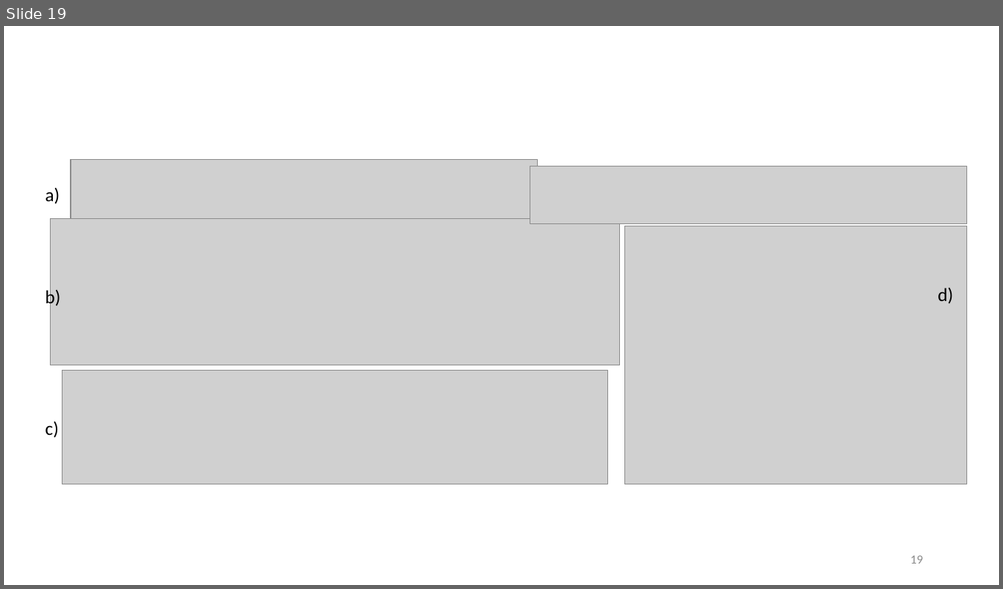
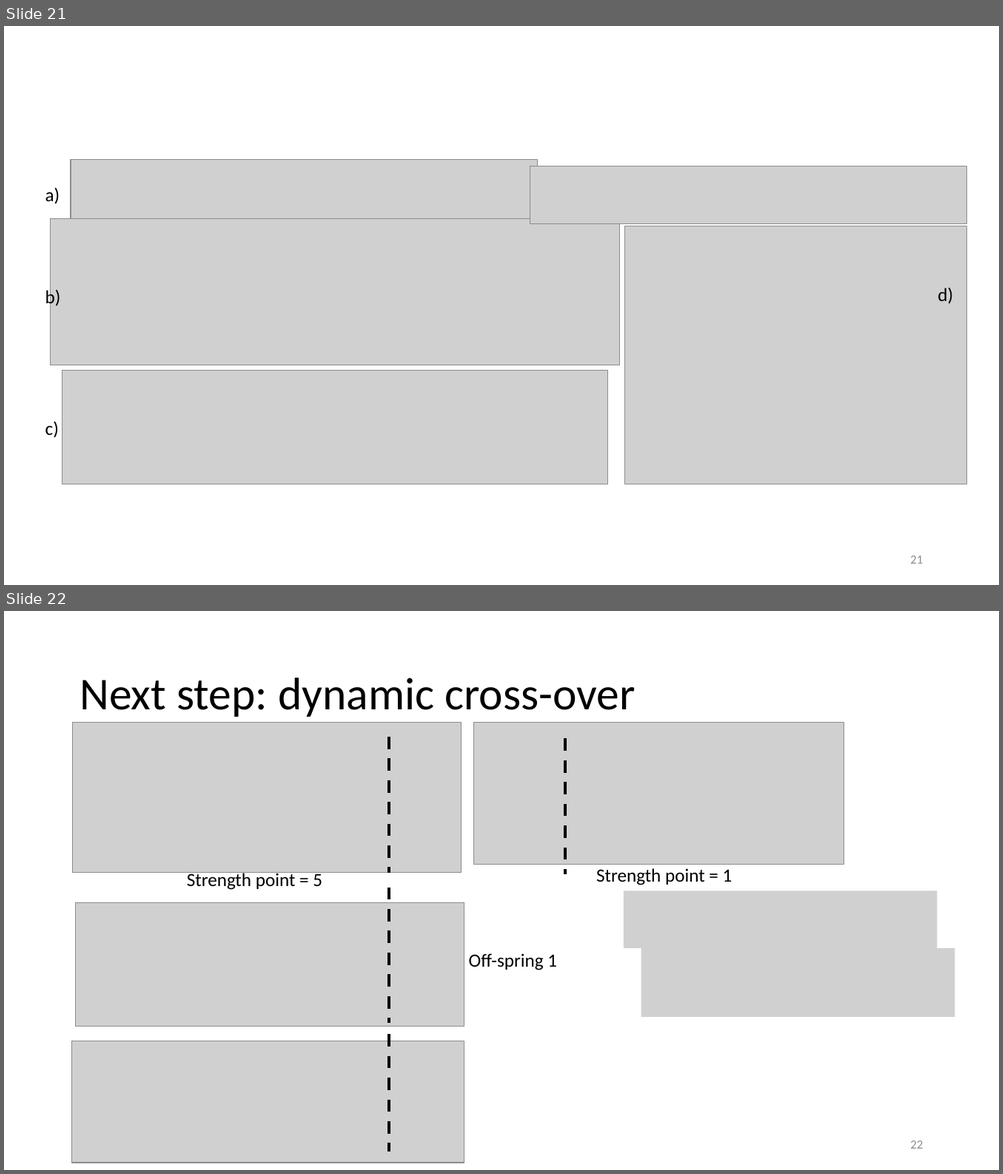
Before and after one commit to vutuanhai237/ResearchMaterials, a slide deck: Quantum computing/Genetic algorithm - based quantum architecture search/genetic algorithm.pptx. Shown one above the other, each under a label of ours: slide 19 before the commit, slides 21 and 22 after it. The pictures are 1003x589 and 1003x1174 pixels, drawn with LibreOffice and Linux fonts; fonts in the diff are those of the drawing; grey boxes stand for pictures. Boxes give left, top, right and bottom in pixels: in the first picture for what was removed or moved away, otherwise in the second. Text is boxed around its words. In the diff, an @@ line names an element or a change of style, - is before the commit and + after.

```diff
--- a/Quantum computing/Genetic algorithm - based quantum architecture search/genetic algorithm.pptx
+++ b/Quantum computing/Genetic algorithm - based quantum architecture search/genetic algorithm.pptx
@@ slide 22 added at (4,611,999,1170), background #FFFFFF @@
@@ title added at (79,678,634,717), 44 pt, text #000000 @@
+Next step: dynamic cross-over
@@ picture added at (73,723,461,873) @@
@@ line added from (389, 736) to (389, 873), #000000 3 pt dashed @@
@@ picture added at (473,723,843,865) @@
@@ line added from (565, 738) to (565, 874), #000000 3 pt dashed @@
@@ text added at (187,871,322,890), 18 pt, text #000000 @@
+Strength point = 5
@@ text added at (596,869,732,886), 18 pt, text #000000 @@
+Strength point = 1
@@ line added from (389, 888) to (389, 1024), #000000 3 pt dashed @@
@@ picture added at (623,891,936,948) @@
@@ picture added at (75,903,464,1027) @@
@@ text added at (469,954,557,971), 18 pt, text #000000 @@
+Off-spring 1
@@ picture added at (641,948,955,1017) @@
@@ picture added at (72,1042,464,1163) @@
@@ line added from (389, 1035) to (389, 1152), #000000 3 pt dashed @@
@@ page number added at (910,1141,922,1149), 12 pt, text #8C8C8C @@
+22
@@ what was slide 19 is now slide 21 @@
@@ page number at (910,556,922,564): text changed @@
-19
+21
```
Also in this commit, not shown: 5 slides changed, 2 other slides added.
